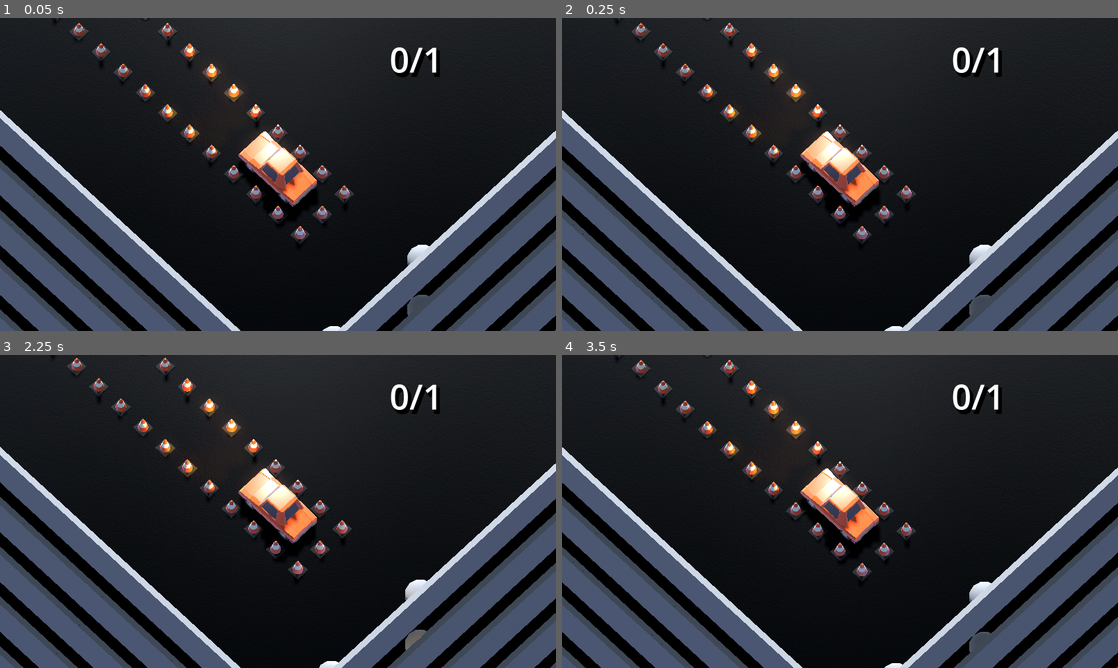
Above: before the commit, frames 1-4 (two rows, left to right).
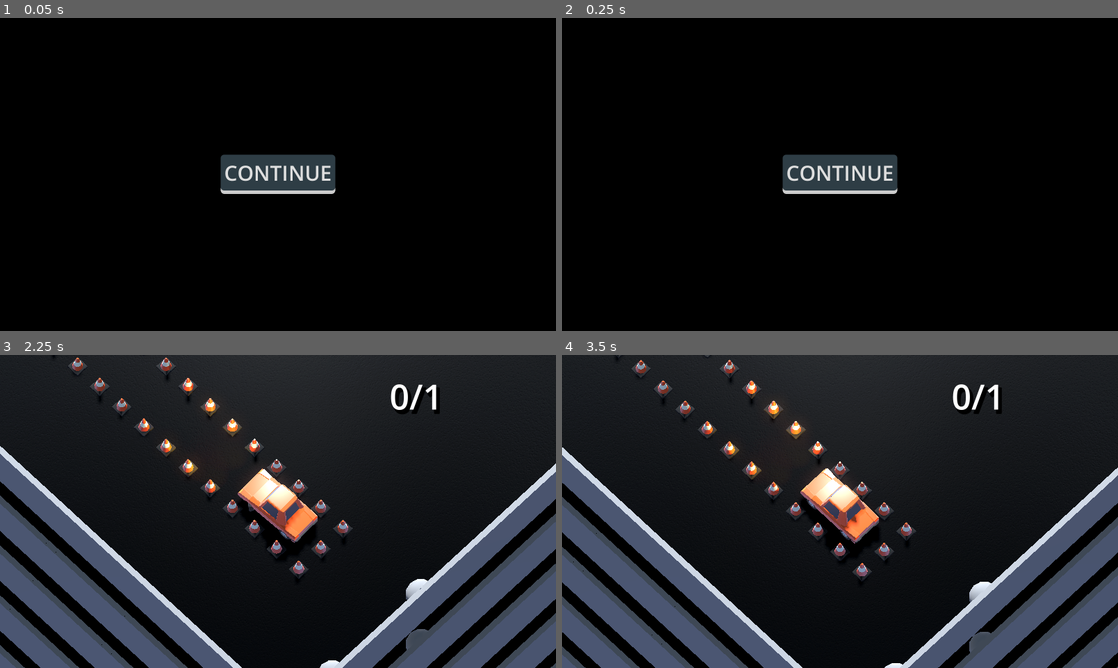
Above: after the commit, the same moments.

Repository: TomMurray/ValetV2
Game: Godot game, scene res://scenes/ui/main_menu.tscn
The game is run twice, just before and just after one commit, with the same random seed, the same clock (stepped at 60 frames per second) and the same inputs. Before the commit the project starts from res://scenes/world1/level1.tscn.
Inputs (mouse positions are in pixels of both pictures, inside the frame that each line leads up to):
- Up to frame 1 (0.05 s): no input
- Up to frame 2 (0.25 s): no input
- Up to frame 3 (2.25 s): click (278, 511) at 0.5 s, where only the run after the commit has a clickable "CONTINUE"; tap Enter at 1.25 s; hold Right (steer_right) 1.28-2.03 s; tap R (restart) at 2 s; hold Down (brake_reverse) from 2.03 s (still down)
- Up to frame 4 (3.5 s): release Down (brake_reverse) at 2.75 s; click "RETRY" at 2.75 s

The runs differ from the first frame. In frame 1, 63% of the frame differs, in the area x 0-100%, y 0-100%; in frame 2, 63%; in frame 3, 3.2%; in frame 4, nothing differs.

Commit message:
Start doing a bit of a revamp to allow more flexible, less irritating scene tree navigation - best attempt so far

Diff:
--- a/project.godot
+++ b/project.godot
@@ -11,7 +11,7 @@
 [application]
 
 config/name="ValetV2"
-run/main_scene="res://scenes/world1/level1.tscn"
+run/main_scene="res://scenes/ui/main_menu.tscn"
 config/features=PackedStringArray("4.2", "Forward Plus")
 config/icon="res://icon.svg"
 
--- a/scenes/components/level_restart.tscn
+++ b/scenes/components/level_restart.tscn
@@ -1,10 +1,6 @@
-[gd_scene load_steps=3 format=3 uid="uid://dtflnmjrhol7k"]
+[gd_scene load_steps=2 format=3 uid="uid://dtflnmjrhol7k"]
 
 [ext_resource type="Script" path="res://scripts/components/level_restart_component.gd" id="1_53fh8"]
-[ext_resource type="PackedScene" uid="uid://bic24jaw72fqn" path="res://scenes/components/level_port.tscn" id="2_r8jb0"]
 
 [node name="level_restart" type="Node"]
 script = ExtResource("1_53fh8")
-
-[node name="level_port" parent="." instance=ExtResource("2_r8jb0")]
-unique_name_in_owner = true
--- a/scenes/ui/end_game_panel.tscn
+++ b/scenes/ui/end_game_panel.tscn
@@ -1,8 +1,9 @@
-[gd_scene load_steps=5 format=3 uid="uid://bdm7x5kots6yv"]
+[gd_scene load_steps=6 format=3 uid="uid://bdm7x5kots6yv"]
 
 [ext_resource type="Theme" uid="uid://dpqnmj3en2tdc" path="res://themes/in_game_overlay.tres" id="1_xgatg"]
 [ext_resource type="Script" path="res://scripts/ui/end_game_panel.gd" id="2_2bskh"]
-[ext_resource type="Script" path="res://scripts/ui/level_port_button.gd" id="3_j4vdx"]
+[ext_resource type="Script" path="res://scripts/ui/next_level_button.gd" id="3_ydlp1"]
+[ext_resource type="Script" path="res://scripts/ui/retry_level_button.gd" id="4_puvqx"]
 
 [sub_resource type="GDScript" id="GDScript_gs6a6"]
 script/source = "extends RichTextLabel
@@ -77,17 +78,19 @@
 visible = false
 layout_mode = 2
 theme = ExtResource("1_xgatg")
+disabled = true
 text = "CONTINUE
 "
-script = ExtResource("3_j4vdx")
+script = ExtResource("3_ydlp1")
 
 [node name="retry_level_button" type="Button" parent="CenterContainer/list/to_next_level_container"]
 unique_name_in_owner = true
 visible = false
 layout_mode = 2
 theme = ExtResource("1_xgatg")
+disabled = true
 text = "RETRY"
-script = ExtResource("3_j4vdx")
+script = ExtResource("4_puvqx")
 
 [connection signal="pressed" from="CenterContainer/list/to_next_level_container/next_level_button" to="CenterContainer/list/to_next_level_container/next_level_button" method="_on_pressed"]
 [connection signal="pressed" from="CenterContainer/list/to_next_level_container/retry_level_button" to="CenterContainer/list/to_next_level_container/retry_level_button" method="_on_pressed"]
--- /dev/null
+++ b/scenes/ui/main_menu.tscn
@@ -0,0 +1,48 @@
+[gd_scene load_steps=5 format=3 uid="uid://dwcirsvne3wr4"]
+
+[ext_resource type="Theme" uid="uid://dpqnmj3en2tdc" path="res://themes/in_game_overlay.tres" id="1_m8ha8"]
+[ext_resource type="Script" path="res://scripts/components/scene_tree_navigator.gd" id="2_tqvoh"]
+[ext_resource type="Script" path="res://scripts/components/scene_tree_node.gd" id="3_21n6l"]
+
+[sub_resource type="Resource" id="Resource_pcy16"]
+script = ExtResource("3_21n6l")
+this_scene = "res://scenes/ui/main_menu.tscn"
+children = Array[String](["res://scenes/world1/level1.tscn", "res://scenes/world1/level2.tscn", "res://scenes/world1/level3.tscn"])
+child_index = 0
+
+[node name="Control" type="Control"]
+layout_mode = 3
+anchors_preset = 15
+anchor_right = 1.0
+anchor_bottom = 1.0
+grow_horizontal = 2
+grow_vertical = 2
+
+[node name="ColorRect" type="ColorRect" parent="."]
+layout_mode = 1
+anchors_preset = 15
+anchor_right = 1.0
+anchor_bottom = 1.0
+grow_horizontal = 2
+grow_vertical = 2
+theme = ExtResource("1_m8ha8")
+color = Color(0, 0, 0, 1)
+
+[node name="CenterContainer" type="CenterContainer" parent="."]
+layout_mode = 1
+anchors_preset = 15
+anchor_right = 1.0
+anchor_bottom = 1.0
+grow_horizontal = 2
+grow_vertical = 2
+
+[node name="continue_button" type="Button" parent="CenterContainer"]
+layout_mode = 2
+theme = ExtResource("1_m8ha8")
+text = "CONTINUE"
+
+[node name="SceneTreeNavigator" type="Node" parent="."]
+script = ExtResource("2_tqvoh")
+scene_tree_node = SubResource("Resource_pcy16")
+
+[connection signal="pressed" from="CenterContainer/continue_button" to="SceneTreeNavigator" method="goto_curr_child"]
--- a/scenes/world1/level1.tscn
+++ b/scenes/world1/level1.tscn
@@ -9,14 +9,21 @@
 [ext_resource type="PackedScene" uid="uid://10k7nln8wxq3" path="res://scenes/world1/prefabs/car.tscn" id="6_i67kl"]
 [ext_resource type="PackedScene" uid="uid://dlcl4g8eeahy7" path="res://scenes/props/traffic_cone.tscn" id="7_su7px"]
 [ext_resource type="PackedScene" uid="uid://b4mgfyr48tc6j" path="res://scenes/world1/prefabs/parking_area.tscn" id="9_3huec"]
-[ext_resource type="PackedScene" uid="uid://bic24jaw72fqn" path="res://scenes/components/level_port.tscn" id="9_qgyyq"]
 [ext_resource type="PackedScene" uid="uid://dtflnmjrhol7k" path="res://scenes/components/level_restart.tscn" id="10_avfj7"]
 [ext_resource type="PackedScene" uid="uid://1aps6snaxwys" path="res://scenes/world1/level_chunks/multistorey.tscn" id="11_77f65"]
+[ext_resource type="Script" path="res://scripts/components/scene_tree_links_component.gd" id="13_54qui"]
+[ext_resource type="Script" path="res://scripts/components/scene_tree_node.gd" id="17_weab0"]
 
 [sub_resource type="Resource" id="Resource_hvpg7"]
 script = ExtResource("4_t4ish")
 max_obstacles_hit = 1
 
+[sub_resource type="Resource" id="Resource_dipfn"]
+script = ExtResource("17_weab0")
+this_scene = ""
+children = Array[String](["res://scenes/world1/level1.tscn"])
+child_index = 0
+
 [node name="level" type="Node3D"]
 
 [node name="WorldEnvironment" parent="." instance=ExtResource("1_qexq8")]
@@ -28,10 +35,9 @@
 [node name="obstacles_counter" parent="ui/obstacles_counter_container" index="0" node_paths=PackedStringArray("level_logic")]
 level_logic = NodePath("../../../level_logic")
 
-[node name="end_game_panel" parent="ui" node_paths=PackedStringArray("level_logic", "next_level_port", "curr_level_port") instance=ExtResource("2_6dxkb")]
-level_logic = NodePath("../../level_logic")
-next_level_port = NodePath("../../next_level_port")
-curr_level_port = NodePath("../../level_restart/level_port")
+[node name="end_game_panel" parent="ui" node_paths=PackedStringArray("scene_tree_links", "level_logic") instance=ExtResource("2_6dxkb")]
+scene_tree_links = NodePath("../../scene_tree_links_component")
+level_logic = NodePath("../../level_logic")
 
 [node name="level_logic" type="Node" parent="."]
 script = ExtResource("3_lukfl")
@@ -215,15 +221,13 @@
 [node name="parking_area" parent="." instance=ExtResource("9_3huec")]
 transform = Transform3D(1.3, 0, 0, 0, 1.3, 0, 0, 0, 2.64, 5, 0.51, 7)
 
-[node name="next_level_port" parent="." instance=ExtResource("9_qgyyq")]
-target_level = "res://scenes/world1/level2.tscn"
-
 [node name="level_restart" parent="." instance=ExtResource("10_avfj7")]
 
-[node name="level_port" parent="level_restart" index="0"]
-target_level = "res://scenes/world1/level1.tscn"
-
 [node name="level_base" parent="." instance=ExtResource("11_77f65")]
+
+[node name="scene_tree_links_component" type="Node" parent="."]
+script = ExtResource("13_54qui")
+scene_tree_node = SubResource("Resource_dipfn")
 
 [connection signal="parked" from="parking_area" to="level_logic" method="on_parked"]
 
--- a/scenes/world1/level2.tscn
+++ b/scenes/world1/level2.tscn
@@ -11,12 +11,19 @@
 [ext_resource type="PackedScene" uid="uid://1aps6snaxwys" path="res://scenes/world1/level_chunks/multistorey.tscn" id="8_w2xjh"]
 [ext_resource type="PackedScene" uid="uid://dtflnmjrhol7k" path="res://scenes/components/level_restart.tscn" id="10_acace"]
 [ext_resource type="PackedScene" uid="uid://b4mgfyr48tc6j" path="res://scenes/world1/prefabs/parking_area.tscn" id="10_xtaqu"]
-[ext_resource type="PackedScene" uid="uid://bic24jaw72fqn" path="res://scenes/components/level_port.tscn" id="11_r2i3c"]
+[ext_resource type="Script" path="res://scripts/components/scene_tree_links_component.gd" id="13_6tvr7"]
+[ext_resource type="Script" path="res://scripts/components/scene_tree_node.gd" id="14_e0ra1"]
 
 [sub_resource type="Resource" id="Resource_yka7k"]
 script = ExtResource("4_6er1i")
 max_obstacles_hit = 1
 
+[sub_resource type="Resource" id="Resource_cqmb2"]
+script = ExtResource("14_e0ra1")
+this_scene = ""
+children = Array[String](["res://scenes/world1/level2.tscn"])
+child_index = 0
+
 [node name="level" type="Node3D"]
 
 [node name="world_environment" parent="." instance=ExtResource("1_21tj4")]
@@ -28,10 +35,9 @@
 [node name="obstacles_counter" parent="ui/obstacles_counter_container" index="0" node_paths=PackedStringArray("level_logic")]
 level_logic = NodePath("../../../level_logic")
 
-[node name="end_game_panel" parent="ui" node_paths=PackedStringArray("level_logic", "next_level_port", "curr_level_port") instance=ExtResource("2_eumk5")]
-level_logic = NodePath("../../level_logic")
-next_level_port = NodePath("../../next_level_port")
-curr_level_port = NodePath("../../level_restart/level_port")
+[node name="end_game_panel" parent="ui" node_paths=PackedStringArray("scene_tree_links", "level_logic") instance=ExtResource("2_eumk5")]
+scene_tree_links = NodePath("../../scene_tree_links_component")
+level_logic = NodePath("../../level_logic")
 
 [node name="level_logic" type="Node" parent="."]
 script = ExtResource("3_rr4sc")
@@ -209,13 +215,12 @@
 [node name="parking_area" parent="." instance=ExtResource("10_xtaqu")]
 transform = Transform3D(-5.68248e-08, 0, 2.64, 0, 1.3, 0, -1.3, 0, -1.15398e-07, 1.75, 0.51, 1)
 
-[node name="next_level_port" parent="." instance=ExtResource("11_r2i3c")]
-target_level = "res://scenes/world1/level3.tscn"
-
-[node name="level_restart" parent="." instance=ExtResource("10_acace")]
-
-[node name="level_port" parent="level_restart" index="0"]
-target_level = "res://scenes/world1/level2.tscn"
+[node name="level_restart" parent="." node_paths=PackedStringArray("scene_tree_links") instance=ExtResource("10_acace")]
+scene_tree_links = NodePath("../scene_tree_links_component")
+
+[node name="scene_tree_links_component" type="Node" parent="."]
+script = ExtResource("13_6tvr7")
+scene_tree_node = SubResource("Resource_cqmb2")
 
 [connection signal="parked" from="parking_area" to="level_logic" method="on_parked"]
 
--- a/scenes/world1/level3.tscn
+++ b/scenes/world1/level3.tscn
@@ -10,10 +10,18 @@
 [ext_resource type="PackedScene" uid="uid://1aps6snaxwys" path="res://scenes/world1/level_chunks/multistorey.tscn" id="5_huxc5"]
 [ext_resource type="PackedScene" uid="uid://b4mgfyr48tc6j" path="res://scenes/world1/prefabs/parking_area.tscn" id="8_gwpxh"]
 [ext_resource type="PackedScene" uid="uid://dlcl4g8eeahy7" path="res://scenes/props/traffic_cone.tscn" id="9_f472o"]
+[ext_resource type="Script" path="res://scripts/components/scene_tree_links_component.gd" id="11_2xnql"]
+[ext_resource type="Script" path="res://scripts/components/scene_tree_node.gd" id="12_4em58"]
 
 [sub_resource type="Resource" id="Resource_wrdc5"]
 script = ExtResource("3_irjo4")
 max_obstacles_hit = 1
+
+[sub_resource type="Resource" id="Resource_37lli"]
+script = ExtResource("12_4em58")
+this_scene = ""
+children = Array[String](["res://scenes/world1/level3.tscn"])
+child_index = 0
 
 [node name="level" type="Node3D"]
 
@@ -21,13 +29,13 @@
 
 [node name="ui" type="CanvasLayer" parent="."]
 
-[node name="end_game_panel" parent="ui" node_paths=PackedStringArray("level_logic", "curr_level_port") instance=ExtResource("1_3e3kj")]
+[node name="end_game_panel" parent="ui" node_paths=PackedStringArray("scene_tree_links", "level_logic") instance=ExtResource("1_3e3kj")]
 offset_left = -300.0
 offset_top = -225.0
 offset_right = 300.0
 offset_bottom = 225.0
+scene_tree_links = NodePath("../../scene_tree_links_component")
 level_logic = NodePath("../../level_logic")
-curr_level_port = NodePath("../../level_restart/level_port")
 
 [node name="player_camera" parent="." node_paths=PackedStringArray("target") instance=ExtResource("3_bgcim")]
 transform = Transform3D(-0.707107, 0, -0.707107, 0, 1, 0, 0.707107, 0, -0.707107, -5, 0.5, 6)
@@ -40,10 +48,8 @@
 script = ExtResource("2_43xgr")
 objective = SubResource("Resource_wrdc5")
 
-[node name="level_restart" parent="." instance=ExtResource("4_l7flp")]
-
-[node name="level_port" parent="level_restart" index="0"]
-target_level = "res://scenes/world1/level3.tscn"
+[node name="level_restart" parent="." node_paths=PackedStringArray("scene_tree_links") instance=ExtResource("4_l7flp")]
+scene_tree_links = NodePath("../scene_tree_links_component")
 
 [node name="DirectionalLight3D" type="DirectionalLight3D" parent="."]
 transform = Transform3D(0.707107, 0.5, -0.5, 0, 0.707107, 0.707107, 0.707107, -0.5, 0.5, -7, 5.85145, 6.04361)
@@ -183,6 +189,10 @@
 
 [node name="level_base" parent="." instance=ExtResource("5_huxc5")]
 
+[node name="scene_tree_links_component" type="Node" parent="."]
+script = ExtResource("11_2xnql")
+scene_tree_node = SubResource("Resource_37lli")
+
 [connection signal="parked" from="parking_area" to="level_logic" method="on_parked"]
 
 [editable path="level_restart"]
--- a/scripts/autoloads/scene_manager.gd
+++ b/scripts/autoloads/scene_manager.gd
@@ -7,6 +7,7 @@
 var load_requested := false
 var loaded := false
 var switch_requested := false
+var switch_callback = null
 
 func queue(path : String):
 	assert(next_path.is_empty(), "Trying to queue a new scene to load but one is still queued!")
@@ -19,10 +20,11 @@
 	loaded = false
 	assert(err == OK, "Load request failed with error '%s' for path '%s'" % [err, next_path])
 
-func switch():
+func switch(switch_callback_ = null):
 	if not load_requested:
 		preload_queued()
 	switch_requested = true
+	switch_callback = switch_callback_
 
 func _process(_delta):
 	if load_requested:
@@ -50,9 +52,12 @@
 	# and switching scenes.
 	var root = get_tree().root
 	var old_scene := root.get_child(root.get_child_count() - 1)
+	var new_scene := new_scene_res.instantiate()
+	if switch_callback != null:
+		switch_callback.call(new_scene)
 	root.remove_child(old_scene)
 	old_scene.free()
-	root.add_child(new_scene_res.instantiate())
+	root.add_child(new_scene)
 
 	# Reset queued data
 	next_path = ""
--- a/scripts/components/level_restart_component.gd
+++ b/scripts/components/level_restart_component.gd
@@ -2,8 +2,16 @@
 extends Node
 class_name LevelRestartComponent
 
-@onready var level_port := %level_port as LevelPortComponent
+@export var scene_tree_links : SceneTreeLinksComponent:
+	set(value):
+		scene_tree_links = value
+		update_configuration_warnings()
+
+func _get_configuration_warnings():
+	if not scene_tree_links:
+		return ["No SceneTreeLinksComponent set on LevelRestartComponent"]
+	return []
 
 func _input(event):
-	if event.is_action_pressed("restart"):
-		level_port.go()
+	if event.is_action_pressed("restart") and scene_tree_links and scene_tree_links.has_curr():
+		scene_tree_links.reload_current()
--- /dev/null
+++ b/scripts/components/scene_tree_links_component.gd
@@ -0,0 +1,36 @@
+extends Node
+class_name SceneTreeLinksComponent
+
+# This is a resource so is reference counted.
+# This will be filled out by a scene that navigates to the scene
+# with this component as its direct child
+@export var scene_tree_node : SceneTreeNode
+
+func has_curr():
+	return scene_tree_node != null and scene_tree_node.get_curr_child()
+
+func has_next():
+	return scene_tree_node != null and scene_tree_node.get_next_child()
+
+func has_ancestor():
+	return scene_tree_node != null
+
+func _do_switch(path : String):
+	SceneManager.queue(path)
+	SceneManager.switch(func(next_scene):
+		var links_component := Utils.get_child_of_type(next_scene, SceneTreeLinksComponent) as SceneTreeLinksComponent
+		if links_component:
+			links_component.scene_tree_node = scene_tree_node
+	)
+
+func reload_current():
+	if not scene_tree_node:
+		return
+	_do_switch(scene_tree_node.get_curr_child())
+
+func goto_next():
+	if not scene_tree_node:
+		return
+	var switch_to = scene_tree_node.get_next_child()
+	scene_tree_node.child_index += 1
+	_do_switch(switch_to)
--- /dev/null
+++ b/scripts/components/scene_tree_navigator.gd
@@ -0,0 +1,16 @@
+extends Node
+class_name SceneTreeNavigator
+
+@export var scene_tree_node : SceneTreeNode
+
+func has_curr():
+	return scene_tree_node.get_curr_child() != null
+
+func goto_curr_child():
+	assert(has_curr(), "Trying to navigate to current child but it doesn't exist")
+	SceneManager.queue(scene_tree_node.get_curr_child())
+	SceneManager.switch(func(child_scene):
+		var links_component := Utils.get_child_of_type(child_scene, SceneTreeLinksComponent) as SceneTreeLinksComponent
+		if links_component:
+			links_component.scene_tree_node = scene_tree_node
+	)
--- /dev/null
+++ b/scripts/components/scene_tree_node.gd
@@ -0,0 +1,20 @@
+extends Resource
+class_name SceneTreeNode
+
+@export var this_scene : String
+@export var children : Array[String]
+@export var child_index = 0
+
+func get_parent():
+	return this_scene if not this_scene.is_empty() else null
+
+func get_curr_child():
+	return get_child(child_index)
+
+func get_next_child():
+	return get_child(child_index + 1)
+
+func get_child(index : int):
+	if index < children.size():
+		return children[index]
+	return null
--- a/scripts/ui/end_game_panel.gd
+++ b/scripts/ui/end_game_panel.gd
@@ -1,6 +1,13 @@
 @tool
 extends Panel
 class_name EndGamePanel
+
+@export var scene_tree_links : SceneTreeLinksComponent:
+	set(value):
+		scene_tree_links = value
+		%next_level_button.scene_tree_links = value
+		%retry_level_button.scene_tree_links = value
+		update_configuration_warnings()
 
 @export var level_logic : LevelLogic:
 	set(value):
@@ -12,26 +19,12 @@
 
 		update_configuration_warnings()
 
-@export var next_level_port : LevelPortComponent:
-	get: return %next_level_button.level_port
-	set(value):
-		%next_level_button.level_port = value
-		update_configuration_warnings()
-
-@export var curr_level_port : LevelPortComponent:
-	get: return %retry_level_button.level_port
-	set(value):
-		%retry_level_button.level_port = value
-		update_configuration_warnings()
-
 func _get_configuration_warnings():
 	var warnings : PackedStringArray
+	if not scene_tree_links:
+		warnings.append("No SceneTreeLinksComponent set for EndGamePanel")
 	if not level_logic:
 		warnings.append("No LevelLogic set for EndGamePanel")
-	if not next_level_port:
-		warnings.append("No LevelPortComponent for next level set on EndGamePanel")
-	if not curr_level_port:
-		warnings.append("No LevelPortComponent for current level set on EndGamePanel")
 	return warnings
 
 func _on_level_logic_complete(success):
--- /dev/null
+++ b/scripts/ui/next_level_button.gd
@@ -0,0 +1,13 @@
+extends Button
+class_name NextLevelButton
+
+var scene_tree_links : SceneTreeLinksComponent:
+	set(value):
+		scene_tree_links = value
+		disabled = scene_tree_links == null or not scene_tree_links.has_next()
+
+func _ready():
+	disabled = scene_tree_links == null or not scene_tree_links.has_next()
+
+func _on_pressed():
+	scene_tree_links.goto_next()
--- /dev/null
+++ b/scripts/ui/retry_level_button.gd
@@ -0,0 +1,13 @@
+extends Button
+class_name RetryLevelButton
+
+var scene_tree_links : SceneTreeLinksComponent
+
+func _on_ready():
+	disabled = scene_tree_links == null or not scene_tree_links.has_curr()
+
+func _ready():
+	disabled = scene_tree_links == null or not scene_tree_links.has_next()
+
+func _on_pressed():
+	scene_tree_links.reload_current()
--- a/scripts/utils.gd
+++ b/scripts/utils.gd
@@ -9,7 +9,7 @@
 				properties[prop.name] = class_instance.get(prop.name)
 	return properties
 
-static func get_child_of_type(n : Node3D, type) -> Node3D:
+static func get_child_of_type(n : Node, type) -> Node:
 	for child in n.get_children():
 		if is_instance_of(child, type):
 			return child
--- a/shaders/tarmac.tres
+++ b/shaders/tarmac.tres
@@ -78,18 +78,19 @@
 
 }
 "
+nodes/fragment/0/position = Vector2(360, 140)
 nodes/fragment/2/node = SubResource("VisualShaderNodeColorConstant_cplb4")
 nodes/fragment/2/position = Vector2(-520, 0)
 nodes/fragment/3/node = SubResource("VisualShaderNodeTexture_xdd8y")
-nodes/fragment/3/position = Vector2(-420, 700)
+nodes/fragment/3/position = Vector2(80, 200)
 nodes/fragment/4/node = SubResource("VisualShaderNodeInput_a53p5")
-nodes/fragment/4/position = Vector2(-1040, 720)
+nodes/fragment/4/position = Vector2(-520, 320)
 nodes/fragment/7/node = SubResource("VisualShaderNodeFloatConstant_wyxbc")
-nodes/fragment/7/position = Vector2(-320, 340)
+nodes/fragment/7/position = Vector2(-520, 500)
 nodes/fragment/8/node = SubResource("VisualShaderNodeFloatConstant_t3v0n")
-nodes/fragment/8/position = Vector2(-252.352, 233.748)
+nodes/fragment/8/position = Vector2(-520, 660)
 nodes/fragment/9/node = SubResource("VisualShaderNodeVec2Parameter_5rarm")
-nodes/fragment/9/position = Vector2(-1020, 860)
+nodes/fragment/9/position = Vector2(-520, 840)
 nodes/fragment/10/node = SubResource("VisualShaderNodeVectorOp_bxjgw")
-nodes/fragment/10/position = Vector2(-680, 800)
+nodes/fragment/10/position = Vector2(-140, 260)
 nodes/fragment/connections = PackedInt32Array(3, 0, 0, 9, 2, 0, 0, 0, 7, 0, 0, 4, 8, 0, 0, 3, 4, 0, 10, 0, 9, 0, 10, 1, 10, 0, 3, 0)
Not shown: 1 places in scenes/world1/level1.tscn that only renumber resources
Not shown: 1 places in scenes/world1/level2.tscn that only renumber resources
Not shown: 1 places in scenes/world1/level3.tscn that only renumber resources
